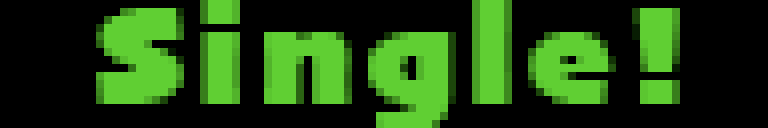
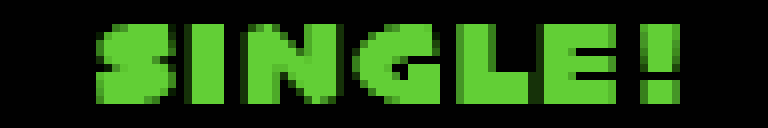
Layer changes from the first (768, 128) image to the second:
renamed "Single!" to "SINGLE!", painted on it over [96, 0, 680, 128]
